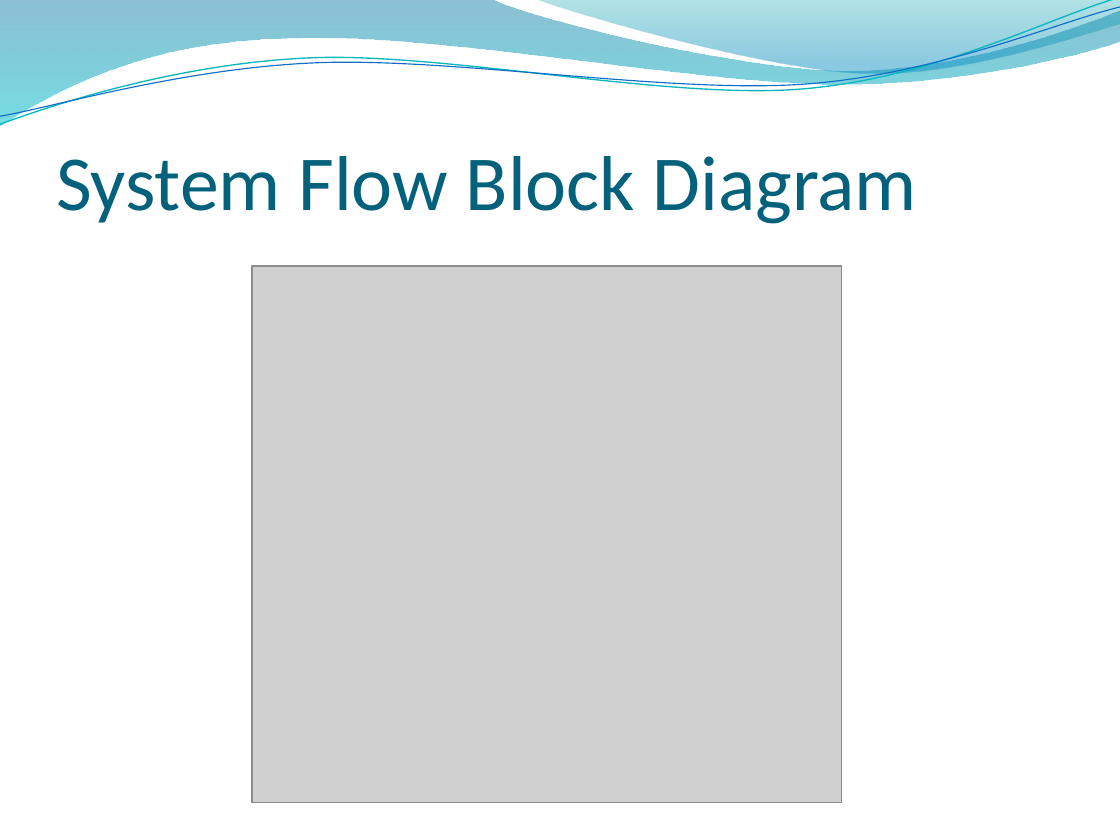
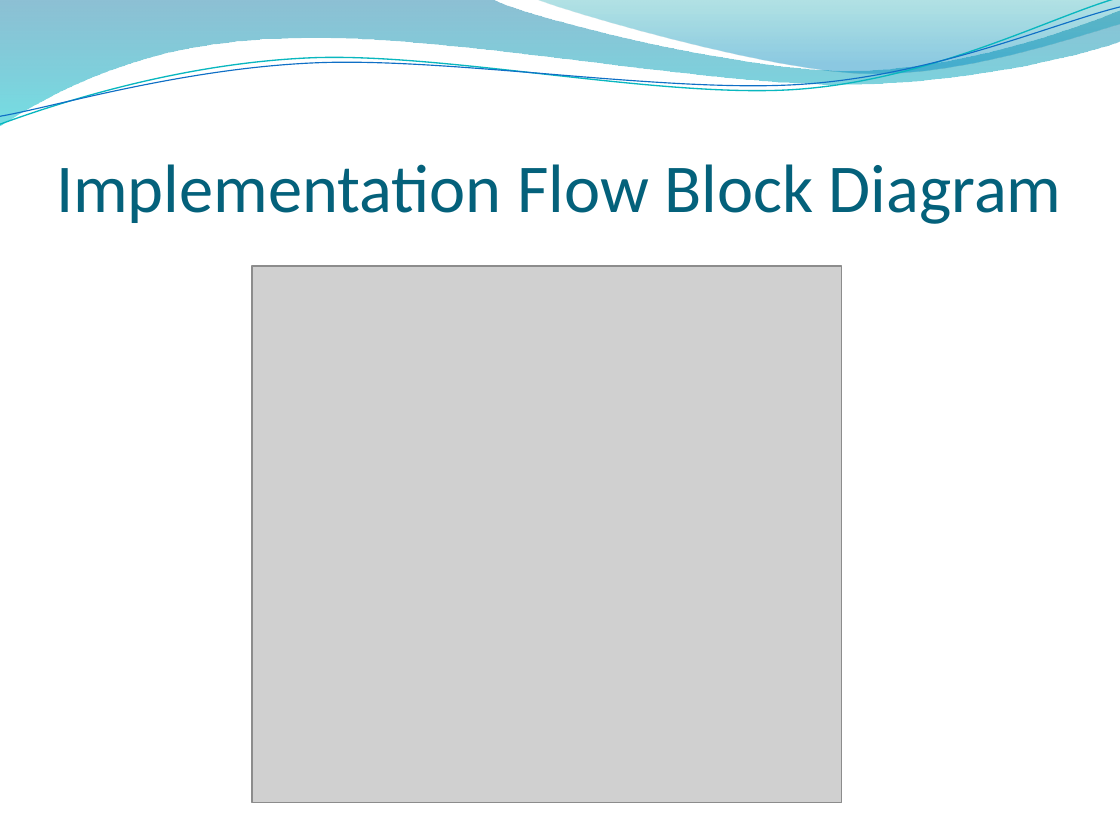
Before and after one commit to osecki/cs647, a slide deck: slide 8 of Documentation/Presentation.pptx (slide 5 before the commit). Drawn at 1120x840 pixels with LibreOffice and Linux fonts; fonts in the diff are those of the drawing; grey boxes stand for pictures; background and template pictures are left out. Boxes give left, top, right and bottom in pixels: in the first picture for what was removed or moved away, otherwise in the second. Text is boxed around its words. In the diff, an @@ line names an element or a change of style, - is before the commit and + after.

```diff
--- a/Documentation/Presentation.pptx
+++ b/Documentation/Presentation.pptx
@@ title at (56,164,1062,224): text changed; size 50 to 44 pt @@
-System Flow Block Diagram
+Implementation Flow Block Diagram
```
Also in this commit, not shown: 4 other slides changed, 3 slides added.
